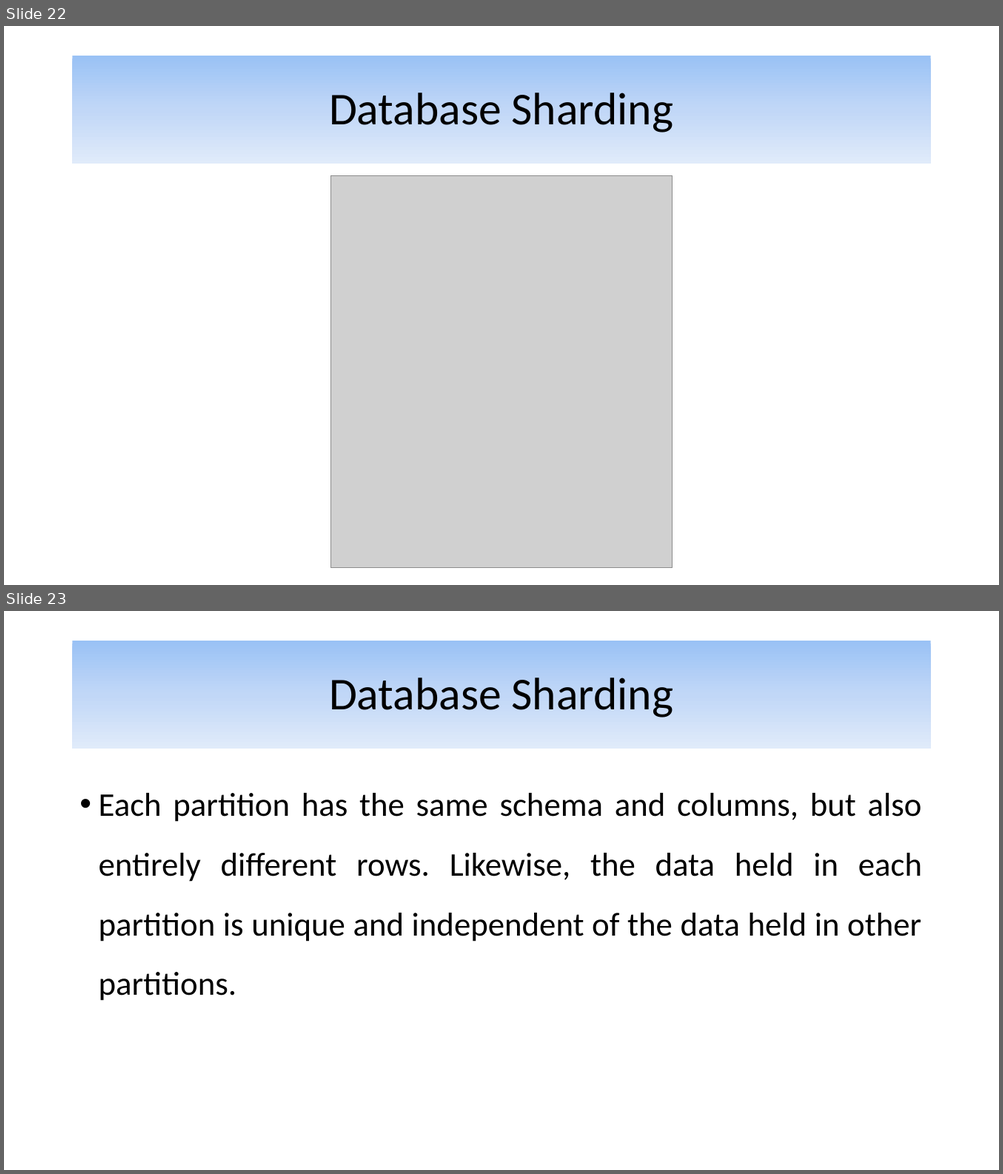
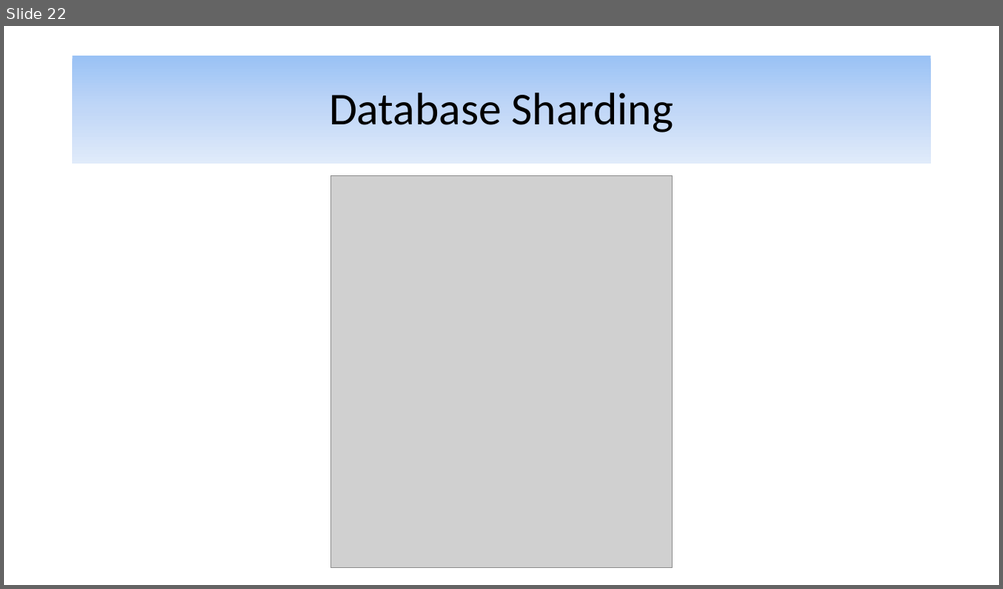
Before and after one commit to alijfri99/presentations, a slide deck: Advanced DBMS Presentation.pptx. Shown one above the other, each under a label of ours: slides 22 and 23 before the commit, slide 22 after it. The pictures are 1003x1174 and 1003x589 pixels, drawn with LibreOffice and Linux fonts; fonts in the diff are those of the drawing; grey boxes stand for pictures. Boxes give left, top, right and bottom in pixels: in the first picture for what was removed or moved away, otherwise in the second. Text is boxed around its words. In the diff, an @@ line names an element or a change of style, - is before the commit and + after.

Commit message:
Finished key-based sharding

```diff
--- a/Advanced DBMS Presentation.pptx
+++ b/Advanced DBMS Presentation.pptx
@@ slide 23 removed at box(4, 611, 999, 1170), background #FFFFFF @@
@@ title removed at box(73, 641, 930, 749) @@
-Database Sharding
@@ text removed at box(99, 793, 922, 1001) @@
-• Each partition has the same schema and columns, but also entirely different rows. Likewise, the data held in each partition is unique and independent of the data held in other partitions.
```
Also in this commit, not shown: 13 slides added.
